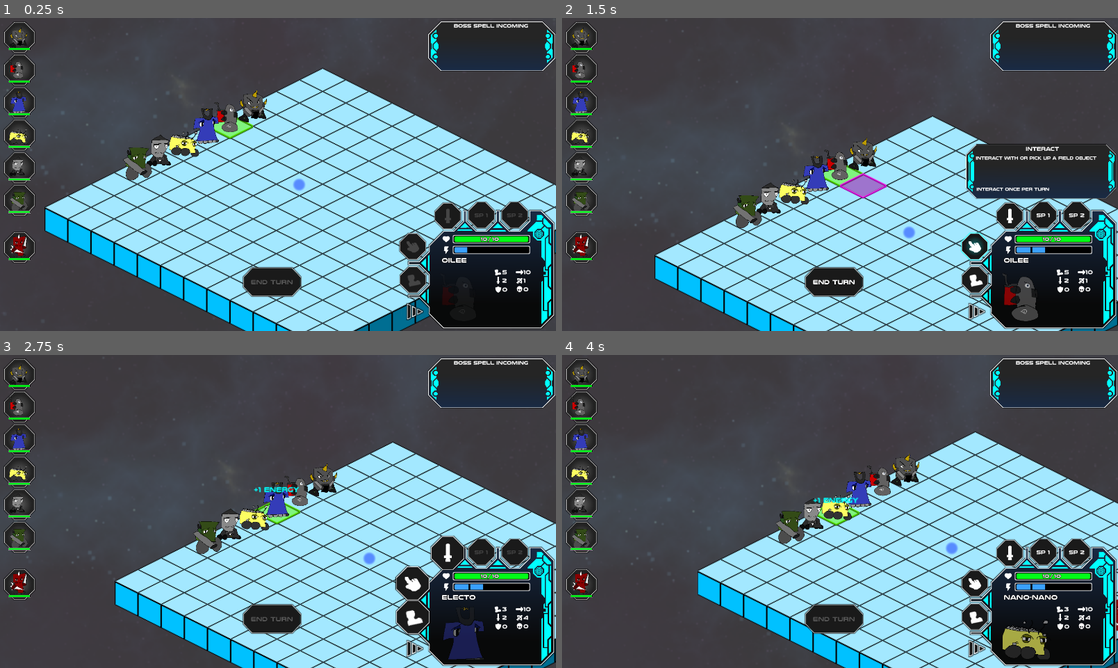
Above: before the commit, frames 1-4 (two rows, left to right).
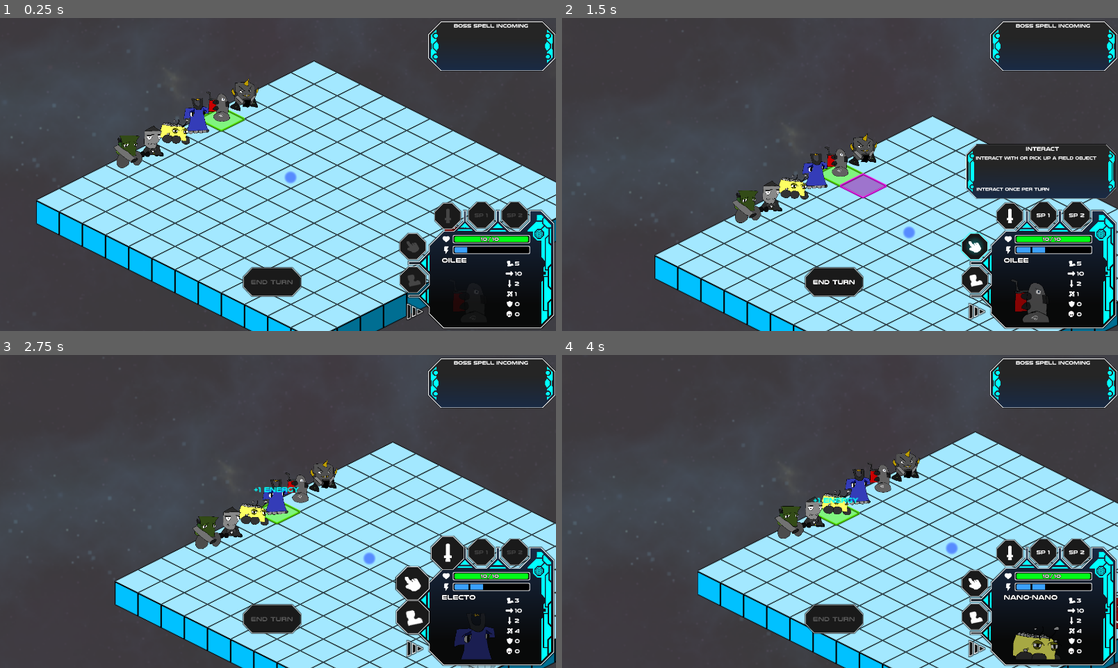
Above: after the commit, the same moments.

Repository: ScottHo/tactics
Game: Godot game, scene res://level.tscn
Same seed, same stepped clock (60 frames per second), same inputs: the game is played once before the commit and once after it.
Inputs (mouse positions are in pixels of both pictures, inside the frame that each line leads up to):
- Up to frame 1 (0.25 s): no input
- Up to frame 2 (1.5 s): click (973, 280) at 0.5 s; click (973, 246) at 1.25 s
- Up to frame 3 (2.75 s): click "End Turn" at 2 s
- Up to frame 4 (4 s): click (1006, 552) at 2.75 s; click "End Turn" at 3.5 s

The runs differ from the first frame. In frame 1, 19% of the frame differs, in the area x 0-100%, y 1-100%; in frame 2, 4.9%; in frame 3, 4.8%; in frame 4, 4.9%.

Commit message:
More info on hover, no more infoservice or left tabs

Diff:
--- a/CameraService.gd
+++ b/CameraService.gd
@@ -37,8 +37,8 @@
                 return
             MOUSE_BUTTON_WHEEL_UP:
                 cam.zoom += Vector2(.05, .05)
-                cam.zoom.x = min(cam.zoom.x, 1.1)
-                cam.zoom.y = min(cam.zoom.y, 1.1)
+                cam.zoom.x = min(cam.zoom.x, 1.0)
+                cam.zoom.y = min(cam.zoom.y, 1.0)
                 return
             MOUSE_BUTTON_WHEEL_DOWN:
                 cam.zoom -= Vector2(.05, .05)
--- a/CharacterCommon.tscn
+++ b/CharacterCommon.tscn
@@ -1,14 +1,54 @@
-[gd_scene load_steps=7 format=3 uid="uid://b6iqxvpypem6r"]
+[gd_scene load_steps=23 format=3 uid="uid://b6iqxvpypem6r"]
 
 [ext_resource type="Texture2D" uid="uid://dhn2kw5m6too0" path="res://Assets/skull.png" id="2_sbscd"]
-[ext_resource type="Texture2D" uid="uid://di2pvfhgjirl" path="res://Assets/Progress_Under.png" id="3_87rn2"]
 [ext_resource type="PackedScene" uid="uid://cl5fa5qem3vpd" path="res://TextAnimation.tscn" id="3_dh5hh"]
-[ext_resource type="Texture2D" uid="uid://bnsflbk3hbddm" path="res://Assets/Health_Over.png" id="4_y3co7"]
+[ext_resource type="Texture2D" uid="uid://hp656rxvw5df" path="res://Assets/Health_Over_Thick.png" id="4_fux7d"]
 [ext_resource type="Texture2D" uid="uid://dh7objn6mrlvt" path="res://Assets/Energy_Over.png" id="5_apc0l"]
+[ext_resource type="Script" path="res://EntityInfoTab.gd" id="6_m13e8"]
+[ext_resource type="Texture2D" uid="uid://cmlcf47flv4my" path="res://Assets/info_box_hover.png" id="6_v4rmv"]
+[ext_resource type="Texture2D" uid="uid://cx8a03jh8vpo2" path="res://Assets/Boot.png" id="9_ir6t0"]
+[ext_resource type="Texture2D" uid="uid://fd3t18ylbg2a" path="res://Assets/arrow.png" id="10_h2kqm"]
+[ext_resource type="Texture2D" uid="uid://dtaxigjhqqw61" path="res://Assets/Progress_Under_no_glow.png" id="10_m1a84"]
+[ext_resource type="Texture2D" uid="uid://dodutmihl1csn" path="res://Assets/item_sword.png" id="11_kcro7"]
+[ext_resource type="Texture2D" uid="uid://bqk53ub4xnocc" path="res://Assets/range.png" id="12_v0dse"]
+[ext_resource type="Texture2D" uid="uid://bq0412hu76135" path="res://Assets/Shield.png" id="13_shgj1"]
 
 [sub_resource type="CapsuleShape2D" id="CapsuleShape2D_mdc5f"]
 radius = 5.91449
 height = 42.1811
+
+[sub_resource type="LabelSettings" id="LabelSettings_f4ngt"]
+font_size = 22
+
+[sub_resource type="LabelSettings" id="LabelSettings_6wlv5"]
+font_size = 22
+
+[sub_resource type="LabelSettings" id="LabelSettings_24ao3"]
+font_size = 22
+
+[sub_resource type="LabelSettings" id="LabelSettings_gga6n"]
+font_size = 22
+
+[sub_resource type="LabelSettings" id="LabelSettings_msooa"]
+font_size = 22
+
+[sub_resource type="LabelSettings" id="LabelSettings_7v0yr"]
+font_size = 22
+
+[sub_resource type="LabelSettings" id="LabelSettings_gu1px"]
+font_size = 15
+outline_size = 5
+outline_color = Color(0, 0, 0, 1)
+
+[sub_resource type="LabelSettings" id="LabelSettings_emkyf"]
+font_size = 15
+outline_size = 5
+outline_color = Color(0, 0, 0, 1)
+
+[sub_resource type="LabelSettings" id="LabelSettings_pnrjd"]
+font_size = 15
+outline_size = 5
+outline_color = Color(0, 0, 0, 1)
 
 [node name="CharacterCommon" type="CharacterBody2D"]
 z_index = 2
@@ -23,7 +63,7 @@
 safe_margin = 0.01
 
 [node name="CollisionShape2D" type="CollisionShape2D" parent="."]
-position = Vector2(0.0947666, -3.8147e-06)
+position = Vector2(0.208486, -0.0978169)
 rotation = 1.5708
 shape = SubResource("CapsuleShape2D_mdc5f")
 
@@ -43,30 +83,197 @@
 scale = Vector2(0.15, 0.15)
 texture = ExtResource("2_sbscd")
 
-[node name="HealthBar" type="TextureProgressBar" parent="."]
+[node name="InteractableContainer" type="Node2D" parent="."]
+position = Vector2(-3.25181, -44.6995)
+
+[node name="InfoBoxContainer" type="Node2D" parent="."]
+modulate = Color(1, 1, 1, 0.862745)
+position = Vector2(94.6259, -20.8391)
+script = ExtResource("6_m13e8")
+
+[node name="Background" type="Sprite2D" parent="InfoBoxContainer"]
+visible = false
+position = Vector2(-10.302, 0.0245952)
+scale = Vector2(0.35, 0.35)
+texture = ExtResource("6_v4rmv")
+
+[node name="Stats" type="GridContainer" parent="InfoBoxContainer"]
+visible = false
+offset_left = -41.1688
+offset_top = -18.7338
+offset_right = 108.831
+offset_bottom = 67.2662
+scale = Vector2(0.35, 0.35)
+theme_override_constants/h_separation = 150
+theme_override_constants/v_separation = 43
+columns = 2
+
+[node name="Control" type="Control" parent="InfoBoxContainer/Stats"]
+layout_mode = 2
+
+[node name="MoveSprite" type="Sprite2D" parent="InfoBoxContainer/Stats/Control"]
+position = Vector2(-16.9496, 11.0892)
+scale = Vector2(0.6, 0.6)
+texture = ExtResource("9_ir6t0")
+
+[node name="MoveLabel" type="Label" parent="InfoBoxContainer/Stats/Control"]
+layout_mode = 2
+offset_right = 36.0
+offset_bottom = 27.0
+text = "99
+"
+label_settings = SubResource("LabelSettings_f4ngt")
+vertical_alignment = 1
+metadata/_edit_use_anchors_ = true
+
+[node name="Control2" type="Control" parent="InfoBoxContainer/Stats"]
+layout_mode = 2
+
+[node name="SpeedSprite" type="Sprite2D" parent="InfoBoxContainer/Stats/Control2"]
+position = Vector2(-16.9496, 11.0892)
+scale = Vector2(0.6, 0.6)
+texture = ExtResource("10_h2kqm")
+
+[node name="SpeedLabel" type="Label" parent="InfoBoxContainer/Stats/Control2"]
+layout_mode = 2
+offset_right = 36.0
+offset_bottom = 27.0
+text = "99
+"
+label_settings = SubResource("LabelSettings_6wlv5")
+vertical_alignment = 1
+metadata/_edit_use_anchors_ = true
+
+[node name="Control3" type="Control" parent="InfoBoxContainer/Stats"]
+layout_mode = 2
+
+[node name="DamageSprite" type="Sprite2D" parent="InfoBoxContainer/Stats/Control3"]
+position = Vector2(-16.9496, 11.0892)
+scale = Vector2(0.6, 0.6)
+texture = ExtResource("11_kcro7")
+
+[node name="DamageLabel" type="Label" parent="InfoBoxContainer/Stats/Control3"]
+layout_mode = 2
+offset_right = 36.0
+offset_bottom = 27.0
+text = "99
+"
+label_settings = SubResource("LabelSettings_24ao3")
+vertical_alignment = 1
+metadata/_edit_use_anchors_ = true
+
+[node name="Control4" type="Control" parent="InfoBoxContainer/Stats"]
+layout_mode = 2
+
+[node name="RangeSprite" type="Sprite2D" parent="InfoBoxContainer/Stats/Control4"]
+position = Vector2(-16.9496, 11.0892)
+scale = Vector2(0.6, 0.6)
+texture = ExtResource("12_v0dse")
+
+[node name="RangeLabel" type="Label" parent="InfoBoxContainer/Stats/Control4"]
+layout_mode = 2
+offset_right = 36.0
+offset_bottom = 27.0
+text = "99
+"
+label_settings = SubResource("LabelSettings_gga6n")
+vertical_alignment = 1
+metadata/_edit_use_anchors_ = true
+
+[node name="Control5" type="Control" parent="InfoBoxContainer/Stats"]
+layout_mode = 2
+
+[node name="ArmorSprite" type="Sprite2D" parent="InfoBoxContainer/Stats/Control5"]
+position = Vector2(-16.9496, 11.0892)
+scale = Vector2(0.6, 0.6)
+texture = ExtResource("13_shgj1")
+
+[node name="ArmorLabel" type="Label" parent="InfoBoxContainer/Stats/Control5"]
+layout_mode = 2
+offset_right = 18.0
+offset_bottom = 27.0
+text = "9"
+label_settings = SubResource("LabelSettings_msooa")
+vertical_alignment = 1
+metadata/_edit_use_anchors_ = true
+
+[node name="Control6" type="Control" parent="InfoBoxContainer/Stats"]
+layout_mode = 2
+
+[node name="ThreatSprite" type="Sprite2D" parent="InfoBoxContainer/Stats/Control6"]
+position = Vector2(-16.9496, 11.0892)
+scale = Vector2(0.6, 0.6)
+texture = ExtResource("2_sbscd")
+
+[node name="ThreatLabel" type="Label" parent="InfoBoxContainer/Stats/Control6"]
+layout_mode = 2
+offset_right = 18.0
+offset_bottom = 27.0
+text = "9"
+label_settings = SubResource("LabelSettings_7v0yr")
+vertical_alignment = 1
+metadata/_edit_use_anchors_ = true
+
+[node name="HealthBar" type="TextureProgressBar" parent="InfoBoxContainer"]
 visible = false
 z_index = 5
-offset_left = -30.0
-offset_top = 10.0
-offset_right = 182.0
-offset_bottom = 40.0
-scale = Vector2(0.3, 0.3)
+offset_left = -136.444
+offset_top = 26.3881
+offset_right = 75.5564
+offset_bottom = 56.3881
+scale = Vector2(0.4, 0.6)
 value = 50.0
-texture_under = ExtResource("3_87rn2")
-texture_progress = ExtResource("4_y3co7")
-
-[node name="EnergyBar" type="TextureProgressBar" parent="."]
+texture_under = ExtResource("10_m1a84")
+texture_progress = ExtResource("4_fux7d")
+
+[node name="HealthLabel" type="Label" parent="InfoBoxContainer/HealthBar"]
+layout_mode = 0
+offset_left = 72.7876
+offset_top = 5.9668
+offset_right = 108.788
+offset_bottom = 24.9668
+text = "999
+"
+label_settings = SubResource("LabelSettings_gu1px")
+horizontal_alignment = 2
+vertical_alignment = 1
+
+[node name="SlashLabel" type="Label" parent="InfoBoxContainer/HealthBar"]
+layout_mode = 0
+offset_left = 108.064
+offset_top = 5.24297
+offset_right = 118.064
+offset_bottom = 24.243
+text = "/
+"
+label_settings = SubResource("LabelSettings_emkyf")
+vertical_alignment = 1
+
+[node name="MaxHealthLabel" type="Label" parent="InfoBoxContainer/HealthBar"]
+layout_mode = 0
+offset_left = 119.319
+offset_top = 6.247
+offset_right = 155.319
+offset_bottom = 25.247
+text = "999"
+label_settings = SubResource("LabelSettings_pnrjd")
+vertical_alignment = 1
+
+[node name="EnergyBar" type="TextureProgressBar" parent="InfoBoxContainer"]
 visible = false
 z_index = 5
-offset_left = -30.0
-offset_top = 19.0
-offset_right = 182.0
-offset_bottom = 49.0
-scale = Vector2(0.3, 0.3)
+offset_left = -136.444
+offset_top = 42.6168
+offset_right = 75.5564
+offset_bottom = 72.6168
+scale = Vector2(0.4, 0.4)
 max_value = 5.0
 value = 3.0
-texture_under = ExtResource("3_87rn2")
+texture_under = ExtResource("10_m1a84")
 texture_progress = ExtResource("5_apc0l")
 
-[node name="InteractableContainer" type="Node2D" parent="."]
-position = Vector2(-3.25181, -44.6995)
+[node name="ReferenceRect" type="ReferenceRect" parent="InfoBoxContainer"]
+offset_left = -119.403
+offset_top = -29.143
+offset_right = -69.4031
+offset_bottom = 28.857
--- a/Entity.gd
+++ b/Entity.gd
@@ -47,6 +47,9 @@
 var damage_debuff_count: int
 var damage_debuff_value: int
 
+func update_sprite():
+    sprite.update_from_entity(self)
+    return
 
 func get_damage() -> int:
     var ret = damage + damage_modifier
@@ -143,17 +146,14 @@
     if health > max_health:
         health = max_health
     sprite.textAnimation().gain_health(hp)
-    sprite.update_hp(health)
     return
 
 func set_max_hp(hp):
     max_health = hp
-    sprite.update_max_hp(max_health)
     return
 
 func set_hp(hp):
     health = hp
-    sprite.update_hp(health)
     return
 
 func set_energy(e):
@@ -162,7 +162,7 @@
         energy = 0
     if energy > 5:
         energy = 5
-    sprite.update_energy(energy)
+    return
 
 func update_energy(energy_diff):
     set_energy(energy + energy_diff)
@@ -188,10 +188,6 @@
 func add_iteractable(inter: Interactable):
     interactable = inter
     sprite.add_interactable(inter)
-    return
-
-func show_bars(show: bool):
-    sprite.show_bars(show, is_ally)
     return
 
 func setup_next_turn():
--- a/EntityInfoTab.gd
+++ b/EntityInfoTab.gd
@@ -1,6 +1,5 @@
 class_name EntityInfoTab extends Node2D
 
-var charSprite: Sprite2D
 var healthBar: TextureProgressBar
 var energyBar: TextureProgressBar
 var healthLabel: Label
@@ -15,35 +14,32 @@
 var background: Sprite2D
 var _entity: Entity
 
+
 func _ready():
     var r : ReferenceRect = $ReferenceRect
     r.mouse_entered.connect(expand)
     r.mouse_exited.connect(unexpand)
-    unexpand()
     return
 
 func update_nodes():
     if moveLabel == null:
-        charSprite = $CharacterSprite
         healthBar = $HealthBar
         energyBar = $EnergyBar
-        healthLabel = $Stats/HealthLabel
-        slashLabel = $Stats/SlashLabel
-        maxHealthLabel = $Stats/MaxHealthLabel
-        moveLabel = $Stats/MoveLabel
-        damageLabel = $Stats/DamageLabel
-        rangeLabel = $Stats/RangeLabel
-        speedLabel = $Stats/SpeedLabel
-        armorLabel = $Stats/ArmorLabel
-        threatLabel = $Stats/ThreatLabel
+        healthLabel = $HealthBar/HealthLabel
+        slashLabel = $HealthBar/SlashLabel
+        maxHealthLabel = $HealthBar/MaxHealthLabel
+        moveLabel = $Stats/Control/MoveLabel
+        speedLabel = $Stats/Control2/SpeedLabel
+        damageLabel = $Stats/Control3/DamageLabel
+        rangeLabel = $Stats/Control4/RangeLabel
+        armorLabel = $Stats/Control5/ArmorLabel
+        threatLabel = $Stats/Control6/ThreatLabel
         background = $Background
     return
 
 func update_from_entity(entity: Entity):
     update_nodes()
     _entity = entity
-    charSprite.texture = _entity.sprite.texture_resource()
-    charSprite.scale = _entity.sprite.texture_scale()*1.2
     update()
     return
 
@@ -62,7 +58,9 @@
     armorLabel.text = str(_entity.get_armor())
     if _entity.is_ally:
         threatLabel.text = str(_entity.threat)
+        background.texture = load("res://Assets/info_box_hover.png")
     else:
+        background.texture = load("res://Assets/info_box_enemy_hover.png")
         threatLabel.text = "-"
     healthBar.max_value = _entity.max_health
     healthBar.value = _entity.health
@@ -71,20 +69,18 @@
     return
 
 func expand():
+    background.visible = true
+    healthBar.visible = true
     $Stats.visible = true
-    $Buffs1.visible = true
     if _entity.is_ally:
         energyBar.visible = true
-        background.texture = load("res://Assets/info_box_expanded.png")
-    else:
-        background.texture = load("res://Assets/info_box_enemy_expanded.png")
     return
 
 func unexpand():
+    background.visible = false
+    healthBar.visible = false
     $Stats.visible = false
-    $Buffs1.visible = false
     energyBar.visible = false
-    background.texture = load("res://Assets/info_box.png")
     return
 
 func _set_colors():
--- a/EntitySprite.gd
+++ b/EntitySprite.gd
@@ -40,16 +40,8 @@
     $CharacterCommon/DeathSprite.visible = true
     return
 
-func update_hp(hp):
-    $CharacterCommon/HealthBar.value = hp
-    return
-
-func update_max_hp(hp):
-    $CharacterCommon/HealthBar.max_value = hp
-    return
-
-func update_energy(en):
-    $CharacterCommon/EnergyBar.value = en
+func update_from_entity(entity: Entity):
+    $CharacterCommon/InfoBoxContainer.update_from_entity(entity)
     return
 
 func add_interactable(inter: Interactable):
@@ -59,9 +51,3 @@
     inter.sprite.scale = inter.sprite.scale*.5
     inter.location = Vector2(999,999)
     return
-
-func show_bars(show: bool, is_ally: bool):
-    $CharacterCommon/HealthBar.visible = show
-    if is_ally:
-        $CharacterCommon/EnergyBar.visible = show
-    return
--- a/InfoService.gd
+++ b/InfoService.gd
@@ -43,13 +43,11 @@
     return
 
 func show_ent(ent: Entity):
-    ent.show_bars(true)
     _previous_ent = ent
     return
 
 func hide_ent():
     if _previous_ent != null:
-        _previous_ent.show_bars(false)
         _previous_ent = null
     return
 
@@ -63,7 +61,7 @@
     return
 
 func start():
-    _enabled = true
+    #_enabled = true
     return
 
 func setState(state: State):
--- a/brutus.tscn
+++ b/brutus.tscn
@@ -10,6 +10,6 @@
 [node name="CharacterCommon" parent="." instance=ExtResource("2_ctskn")]
 
 [node name="Sprite" type="Sprite2D" parent="CharacterCommon"]
-position = Vector2(0.387771, -14.45)
+position = Vector2(0.731899, -20.36)
 scale = Vector2(0.1, 0.1)
 texture = ExtResource("3_kiian")
--- a/electo.tscn
+++ b/electo.tscn
@@ -10,6 +10,6 @@
 [node name="CharacterCommon" parent="." instance=ExtResource("2_h4m4b")]
 
 [node name="Sprite" type="Sprite2D" parent="CharacterCommon"]
-position = Vector2(-0.133091, -17.5699)
+position = Vector2(-1.56543, -21.3853)
 scale = Vector2(0.1, 0.1)
 texture = ExtResource("3_nixbw")
--- a/enemy_1.tscn
+++ b/enemy_1.tscn
@@ -10,6 +10,6 @@
 [node name="CharacterCommon" parent="." instance=ExtResource("2_i2cit")]
 
 [node name="Sprite" type="Sprite2D" parent="CharacterCommon"]
-position = Vector2(0.769935, -18.2405)
+position = Vector2(0.769935, -21.1488)
 scale = Vector2(0.1, 0.1)
 texture = ExtResource("3_j4qc6")
--- a/level.gd
+++ b/level.gd
@@ -155,6 +155,7 @@
     else:
         var _id = state.addEnemy(ent)
         ent.energy = 0
+    ent.update_sprite()
     return ent
 
 func currentEntity() -> Entity:
--- a/level.tscn
+++ b/level.tscn
@@ -26,6 +26,7 @@
 
 [node name="TileMap" type="TileMap" parent="."]
 y_sort_enabled = true
+position = Vector2(-47.5682, -40.433)
 scale = Vector2(2, 2)
 tile_set = ExtResource("2_df7di")
 rendering_quadrant_size = 64
@@ -42,6 +43,7 @@
 
 [node name="HighlightMap" type="TileMap" parent="."]
 y_sort_enabled = true
+position = Vector2(-47.5682, -40.433)
 scale = Vector2(2, 2)
 tile_set = ExtResource("3_ilats")
 rendering_quadrant_size = 64
--- a/longshot.tscn
+++ b/longshot.tscn
@@ -10,6 +10,6 @@
 [node name="CharacterCommon" parent="." instance=ExtResource("2_mfokg")]
 
 [node name="Sprite" type="Sprite2D" parent="CharacterCommon"]
-position = Vector2(0.432101, -17.2182)
+position = Vector2(-0.651839, -24.2389)
 scale = Vector2(0.1, 0.1)
 texture = ExtResource("3_a5atq")
--- a/menu.gd
+++ b/menu.gd
@@ -28,12 +28,12 @@
 @onready var healthLabel: Label = $CharacterContainer/HealthLabel
 @onready var slashLabel: Label = $CharacterContainer/SlashLabel
 @onready var maxHealthLabel: Label = $CharacterContainer/MaxHealthLabel
-@onready var movesLabel: Label = $CharacterContainer/MovesLabel
-@onready var damageLabel: Label = $CharacterContainer/DamageLabel
-@onready var speedLabel: Label = $CharacterContainer/SpeedLabel
-@onready var armorLabel: Label = $CharacterContainer/ArmorLabel
-@onready var rangeLabel: Label = $CharacterContainer/RangeLabel
-@onready var threatLabel: Label = $CharacterContainer/ThreatLabel
+@onready var movesLabel: Label = $CharacterContainer/Stats/Moves/Label
+@onready var damageLabel: Label = $CharacterContainer/Stats/Damage/Label
+@onready var speedLabel: Label = $CharacterContainer/Stats/Speed/Label
+@onready var armorLabel: Label = $CharacterContainer/Stats/Armor/Label
+@onready var rangeLabel: Label = $CharacterContainer/Stats/Range/Label
+@onready var threatLabel: Label = $CharacterContainer/Stats/Threat/Label
 @onready var healthBar: TextureProgressBar = $CharacterContainer/HealthBar
 @onready var energyBar: TextureProgressBar = $CharacterContainer/EnergyBar
 
@@ -108,6 +108,8 @@
     return
 
 func updateAllEntities():
+    return
+    # Not used
     if _tab_dict.is_empty():
         _create_entity_tabs()
     else:
--- a/menu.tscn
+++ b/menu.tscn
@@ -311,7 +311,7 @@
 
 [node name="CharacterSprite" type="Sprite2D" parent="CharacterContainer"]
 modulate = Color(1, 1, 1, 0.647059)
-position = Vector2(188.701, 168.92)
+position = Vector2(226.402, 190.747)
 scale = Vector2(0.25, 0.25)
 texture = ExtResource("8_pd4nx")
 centered = false
@@ -422,102 +422,123 @@
 label_settings = SubResource("LabelSettings_fvr2p")
 vertical_alignment = 1
 
-[node name="MovesSprite" type="Sprite2D" parent="CharacterContainer"]
-position = Vector2(400.69, 200.328)
+[node name="Stats" type="GridContainer" parent="CharacterContainer"]
+layout_mode = 0
+offset_left = 442.644
+offset_top = 170.497
+offset_right = 482.644
+offset_bottom = 345.497
+theme_override_constants/h_separation = 50
+theme_override_constants/v_separation = 35
+
+[node name="Moves" type="Control" parent="CharacterContainer/Stats"]
+layout_mode = 2
+
+[node name="Sprite" type="Sprite2D" parent="CharacterContainer/Stats/Moves"]
 scale = Vector2(0.5, 0.5)
 texture = ExtResource("11_d8bxd")
 
-[node name="MovesLabel" type="Label" parent="CharacterContainer"]
-layout_mode = 0
-offset_left = 417.933
-offset_top = 188.902
-offset_right = 451.933
-offset_bottom = 213.902
+[node name="Label" type="Label" parent="CharacterContainer/Stats/Moves"]
+layout_mode = 0
+offset_left = 17.8786
+offset_top = -10.5946
+offset_right = 51.8786
+offset_bottom = 14.4054
 theme_override_fonts/font = ExtResource("5_n8sjp")
 theme_override_font_sizes/font_size = 14
 text = "88"
 label_settings = SubResource("LabelSettings_0jvi6")
 vertical_alignment = 1
 
-[node name="SpeedSprite" type="Sprite2D" parent="CharacterContainer"]
-position = Vector2(478.239, 200.328)
+[node name="Speed" type="Control" parent="CharacterContainer/Stats"]
+layout_mode = 2
+
+[node name="Sprite" type="Sprite2D" parent="CharacterContainer/Stats/Speed"]
 scale = Vector2(0.5, 0.5)
 texture = ExtResource("19_gtpi5")
 
-[node name="SpeedLabel" type="Label" parent="CharacterContainer"]
-layout_mode = 0
-offset_left = 491.26
-offset_top = 189.234
-offset_right = 525.26
-offset_bottom = 214.234
+[node name="Label" type="Label" parent="CharacterContainer/Stats/Speed"]
+layout_mode = 0
+offset_left = 17.8786
+offset_top = -10.5946
+offset_right = 51.8786
+offset_bottom = 14.4054
 theme_override_fonts/font = ExtResource("5_n8sjp")
 theme_override_font_sizes/font_size = 14
 text = "88"
 label_settings = SubResource("LabelSettings_gmwuo")
 vertical_alignment = 1
 
-[node name="DamageSprite" type="Sprite2D" parent="CharacterContainer"]
-position = Vector2(403.683, 228.855)
+[node name="Damage" type="Control" parent="CharacterContainer/Stats"]
+layout_mode = 2
+
+[node name="Sprite" type="Sprite2D" parent="CharacterContainer/Stats/Damage"]
 scale = Vector2(0.5, 0.5)
 texture = ExtResource("12_xlgau")
 
-[node name="DamageLabel" type="Label" parent="CharacterContainer"]
-layout_mode = 0
-offset_left = 417.826
-offset_top = 217.761
-offset_right = 451.826
-offset_bottom = 242.761
+[node name="Label" type="Label" parent="CharacterContainer/Stats/Damage"]
+layout_mode = 0
+offset_left = 17.8786
+offset_top = -10.5946
+offset_right = 51.8786
+offset_bottom = 14.4054
 theme_override_fonts/font = ExtResource("5_n8sjp")
 theme_override_font_sizes/font_size = 14
 text = "88"
 label_settings = SubResource("LabelSettings_ipxka")
 vertical_alignment = 1
 
-[node name="RangeSprite" type="Sprite2D" parent="CharacterContainer"]
-position = Vector2(476.404, 229.445)
+[node name="Range" type="Control" parent="CharacterContainer/Stats"]
+layout_mode = 2
+
+[node name="Sprite" type="Sprite2D" parent="CharacterContainer/Stats/Range"]
 scale = Vector2(0.5, 0.5)
 texture = ExtResource("17_diddf")
 
-[node name="RangeLabel" type="Label" parent="CharacterContainer"]
-layout_mode = 0
-offset_left = 491.353
-offset_top = 218.351
-offset_right = 525.353
-offset_bottom = 243.351
+[node name="Label" type="Label" parent="CharacterContainer/Stats/Range"]
+layout_mode = 0
+offset_left = 17.8786
+offset_top = -10.5946
+offset_right = 51.8786
+offset_bottom = 14.4054
 theme_override_fonts/font = ExtResource("5_n8sjp")
 theme_override_font_sizes/font_size = 14
 text = "88"
 label_settings = SubResource("LabelSettings_5b8lp")
 vertical_alignment = 1
 
-[node name="ArmorSprite" type="Sprite2D" parent="CharacterContainer"]
-position = Vector2(403.403, 260.038)
+[node name="Armor" type="Control" parent="CharacterContainer/Stats"]
+layout_mode = 2
+
+[node name="Sprite" type="Sprite2D" parent="CharacterContainer/Stats/Armor"]
 scale = Vector2(0.5, 0.5)
 texture = ExtResource("14_m7c37")
 
-[node name="ArmorLabel" type="Label" parent="CharacterContainer"]
-layout_mode = 0
-offset_left = 417.923
-offset_top = 248.944
-offset_right = 451.923
-offset_bottom = 273.944
+[node name="Label" type="Label" parent="CharacterContainer/Stats/Armor"]
+layout_mode = 0
+offset_left = 17.8786
+offset_top = -10.5946
+offset_right = 51.8786
+offset_bottom = 14.4054
 theme_override_fonts/font = ExtResource("5_n8sjp")
 theme_override_font_sizes/font_size = 14
 text = "88"
 label_settings = SubResource("LabelSettings_367jj")
 vertical_alignment = 1
 
-[node name="ThreatSprite" type="Sprite2D" parent="CharacterContainer"]
-position = Vector2(478.346, 258.944)
+[node name="Threat" type="Control" parent="CharacterContainer/Stats"]
+layout_mode = 2
+
+[node name="Sprite" type="Sprite2D" parent="CharacterContainer/Stats/Threat"]
 scale = Vector2(0.5, 0.5)
 texture = ExtResource("13_k180g")
 
-[node name="ThreatLabel" type="Label" parent="CharacterContainer"]
-layout_mode = 0
-offset_left = 491.216
-offset_top = 247.85
-offset_right = 525.216
-offset_bottom = 272.85
+[node name="Label" type="Label" parent="CharacterContainer/Stats/Threat"]
+layout_mode = 0
+offset_left = 17.8786
+offset_top = -10.5946
+offset_right = 51.8786
+offset_bottom = 14.4054
 theme_override_fonts/font = ExtResource("5_n8sjp")
 theme_override_font_sizes/font_size = 14
 text = "88"
@@ -618,10 +639,6 @@
 "": SubResource("AnimationLibrary_fyyxq")
 }
 
-[node name="EntityTabContainer" type="ReferenceRect" parent="."]
-offset_right = 302.0
-offset_bottom = 864.0
-
 [node name="TurnsContainer" type="ReferenceRect" parent="."]
 offset_left = 1133.05
 offset_top = 792.391
--- a/nanonano.tscn
+++ b/nanonano.tscn
@@ -10,6 +10,6 @@
 [node name="CharacterCommon" parent="." instance=ExtResource("2_0qlms")]
 
 [node name="Sprite" type="Sprite2D" parent="CharacterCommon"]
-position = Vector2(1.29925, -12.7505)
+position = Vector2(0.649639, -19.7633)
 scale = Vector2(0.1, 0.1)
 texture = ExtResource("3_5w41q")
--- a/oilee.tscn
+++ b/oilee.tscn
@@ -10,7 +10,7 @@
 [node name="CharacterCommon" parent="." instance=ExtResource("2_cxma1")]
 
 [node name="Sprite" type="Sprite2D" parent="CharacterCommon"]
-position = Vector2(1.29925, -12.7505)
+position = Vector2(1.84614, -17.223)
 scale = Vector2(0.1, 0.1)
 texture = ExtResource("3_ewq67")
 
--- a/smithy.tscn
+++ b/smithy.tscn
@@ -10,6 +10,6 @@
 [node name="CharacterCommon" parent="." instance=ExtResource("2_7aq3d")]
 
 [node name="Sprite" type="Sprite2D" parent="CharacterCommon"]
-position = Vector2(1.29925, -12.7505)
+position = Vector2(3.46858, -15.2905)
 scale = Vector2(0.1, 0.1)
 texture = ExtResource("3_eqwa6")
Binary file added: Assets/info_box_enemy_hover.png
Not shown, added: Assets/info_box_enemy_hover.png.import
Binary file added: Assets/info_box_hover.png
Not shown, added: Assets/info_box_hover.png.import
